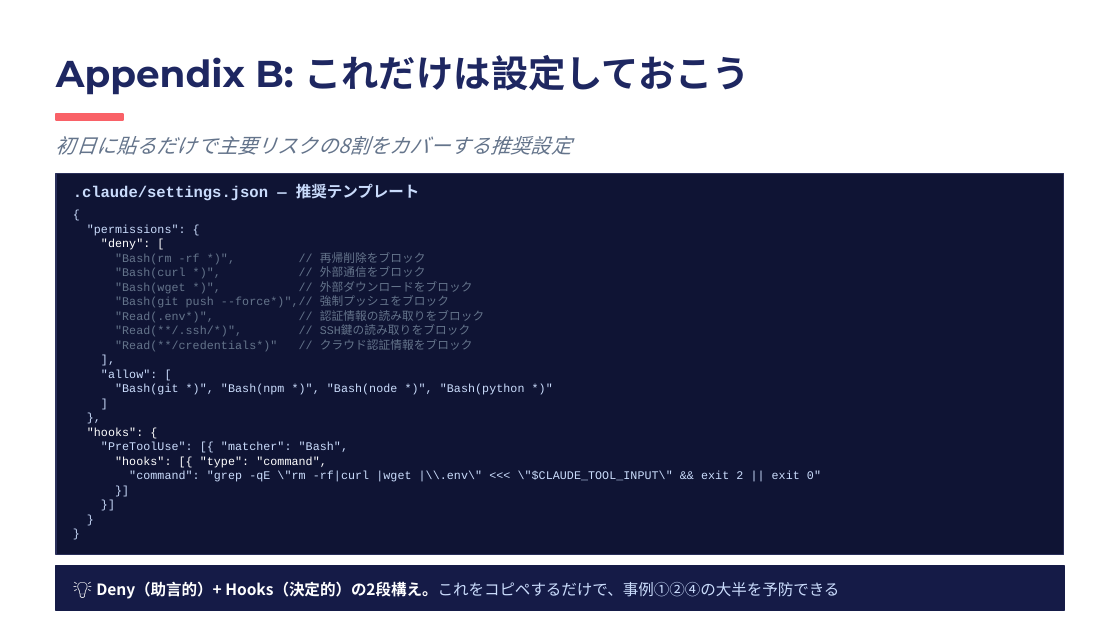
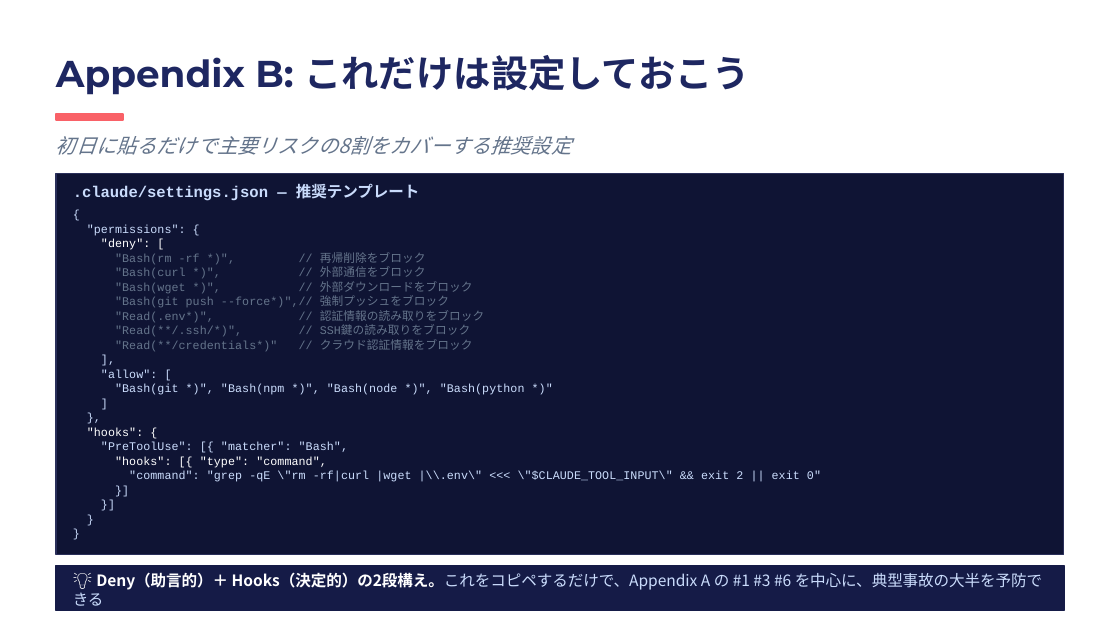
Before and after one commit to ktsuchida11/ClaudeWorkshop, a slide deck: slide 14 of session1/session1_full.pptx. Drawn at 1120x630 pixels with LibreOffice and Linux fonts; fonts in the diff are those of the drawing. Boxes give left, top, right and bottom in pixels: in the first picture for what was removed or moved away, otherwise in the second. Text is boxed around its words. In the diff, an @@ line names an element or a change of style, - is before the commit and + after.

```diff
--- a/session1/session1_full.pptx
+++ b/session1/session1_full.pptx
@@ text at [73,572,1042,606]: text changed; text colour #FFFFFF to #CADCFC @@
-💡 Deny（助言的）+ Hooks（決定的）の2段構え。これをコピペするだけで、事例①②④の大半を予防できる
+💡 Deny（助言的）＋ Hooks（決定的）の2段構え。これをコピペするだけで、Appendix A の #1 #3 #6 を中心に、典型事故の大半を予防できる
```
Also in this commit, not shown: 14 other slides changed.
